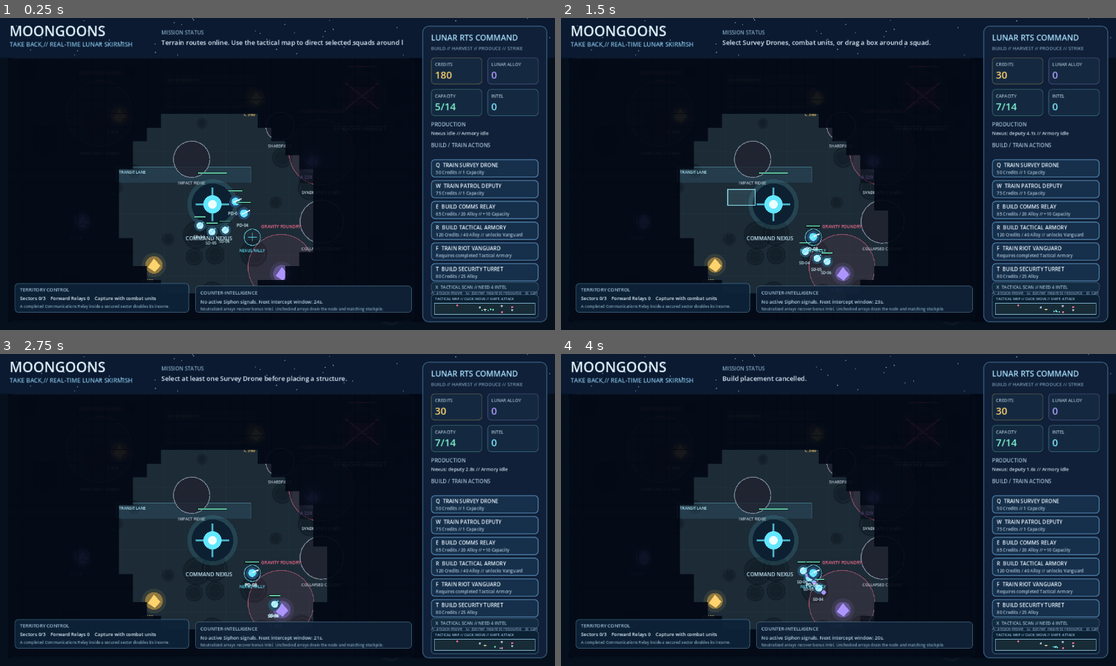
Above: before the commit, frames 1-4 (two rows, left to right).
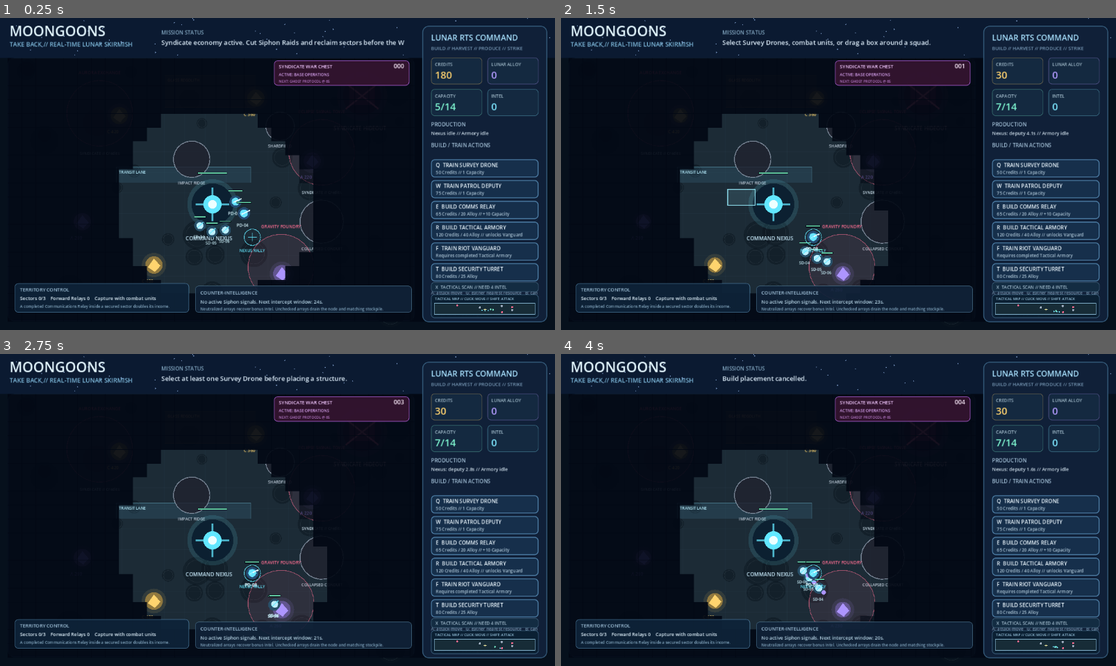
Above: after the commit, the same moments.

Repository: POTD725/MoonGoons-Take-Back
Game: Godot game, scene res://scenes/Main.tscn
Two runs of this game, one before a commit and one after it. Both use one fixed random seed, a clock stepped at 60 frames per second and the inputs below.
Inputs (mouse positions are in pixels of both pictures, inside the frame that each line leads up to):
- Up to frame 1 (0.25 s): no input
- Up to frame 2 (1.5 s): tap Enter at 0.5 s; move the mouse to (960, 158) at 0.52 s; hold W 0.53-1.25 s; tap Q at 0.6 s; click (960, 158) at 0.67 s; drag from (727, 189) to (810, 236) at 1.27 s
- Up to frame 3 (2.75 s): move the mouse to (333, 441) at 2.02 s; hold W from 2.03 s (still down); tap R at 2.1 s
- Up to frame 4 (4 s): release W at 2.75 s; drag from (810, 572) to (672, 463) at 2.77 s; move the mouse to (1005, 556) at 3.52 s; hold A from 3.53 s (still down); tap B at 3.6 s

The runs differ from the first frame. In frame 1, 2.5% of the frame differs, in the area x 29-74%, y 6-22%; in frame 2, 2.0%; in frame 3, 2.0%; in frame 4, 2.0%.

Commit message:
Launch MoonGoons Take Back Phase Eight Syndicate systems

Diff:
--- a/scenes/Main.tscn
+++ b/scenes/Main.tscn
@@ -1,6 +1,6 @@
 [gd_scene load_steps=2 format=3]
 
-[ext_resource type="Script" path="res://scripts/moongoons_rts_phase_seven_routes.gd" id="1_game"]
+[ext_resource type="Script" path="res://scripts/moongoons_rts_phase_eight_syndicate.gd" id="1_game"]
 
 [node name="MoonGoonsTakeBack" type="Node2D"]
 script = ExtResource("1_game")
